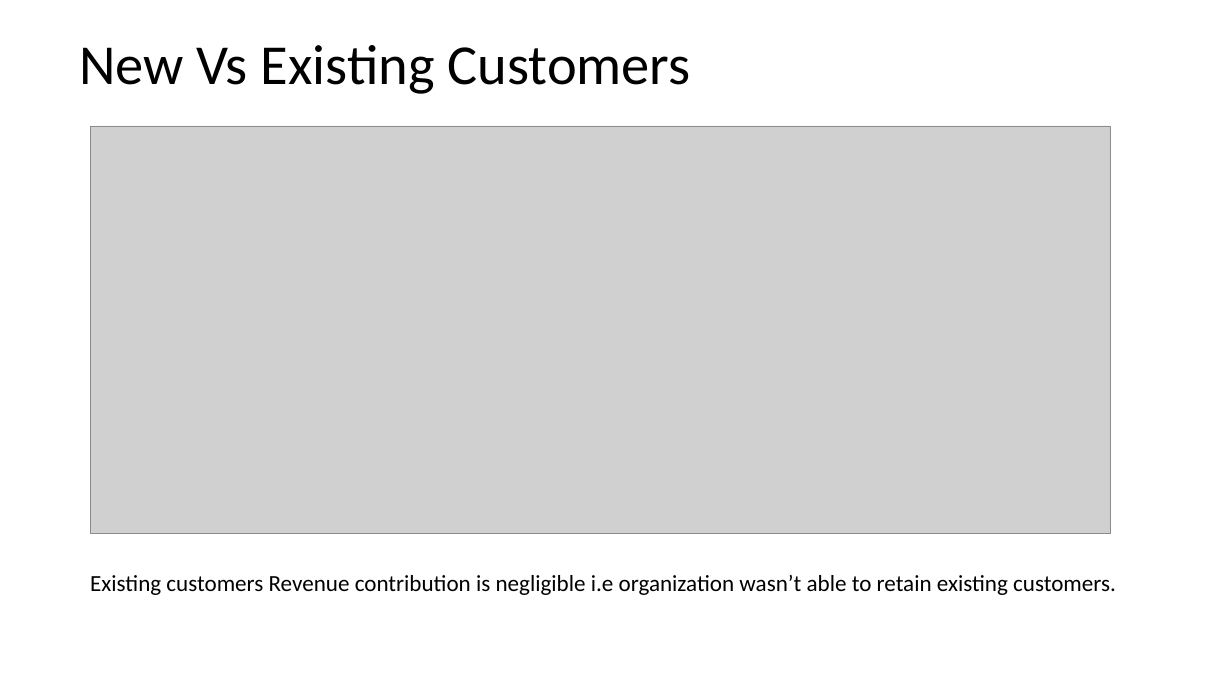
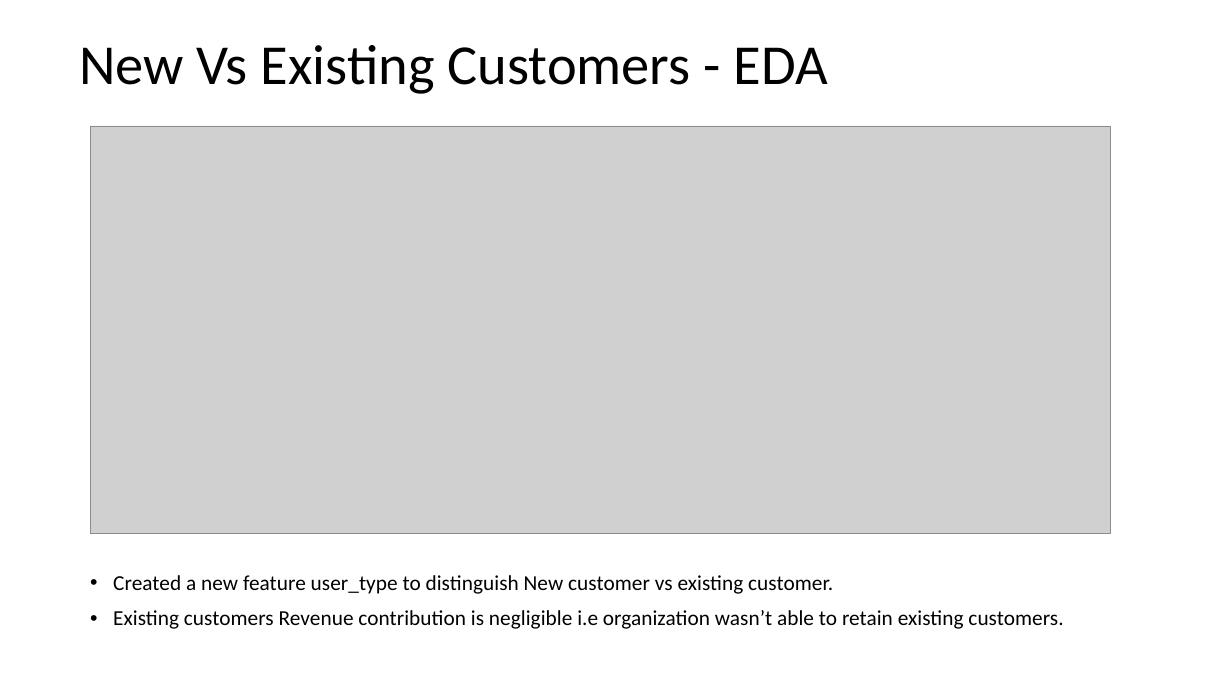
Before and after one commit to saigurram/Customer-Lifetime-Value-Prediction, a slide deck: slide 9 of Customer_Lifetimevalue_Prediction.pptx (slide 8 before the commit). Drawn at 1232x693 pixels with LibreOffice and Linux fonts; fonts in the diff are those of the drawing; grey boxes stand for pictures. Boxes give left, top, right and bottom in pixels: in the first picture for what was removed or moved away, otherwise in the second. Text is boxed around its words. In the diff, an @@ line names an element or a change of style, - is before the commit and + after.

```diff
--- a/Customer_Lifetimevalue_Prediction.pptx
+++ b/Customer_Lifetimevalue_Prediction.pptx
@@ text at <box>79,45,828,94</box>: text changed @@
-New Vs Existing Customers
+New Vs Existing Customers - EDA
@@ text at <box>113,575,833,594</box>: paragraph added @@
+• Created a new feature user_type to distinguish New customer vs existing customer.
@@ text at <box>113,610,1063,629</box>: size 18 to 16.6 pt in "Existing customers Revenue contribution is negligible i.e ..."; bullet none to • @@
```
Also in this commit, not shown: 9 other slides changed, 4 slides added, 2 slides removed.
